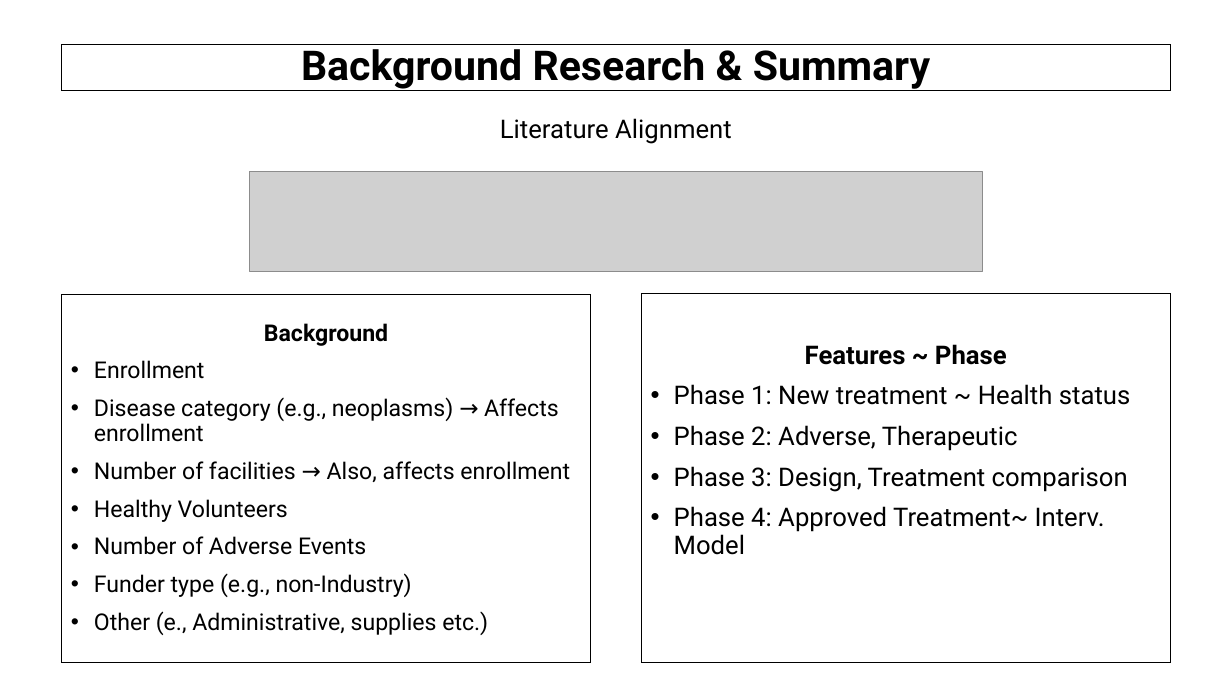
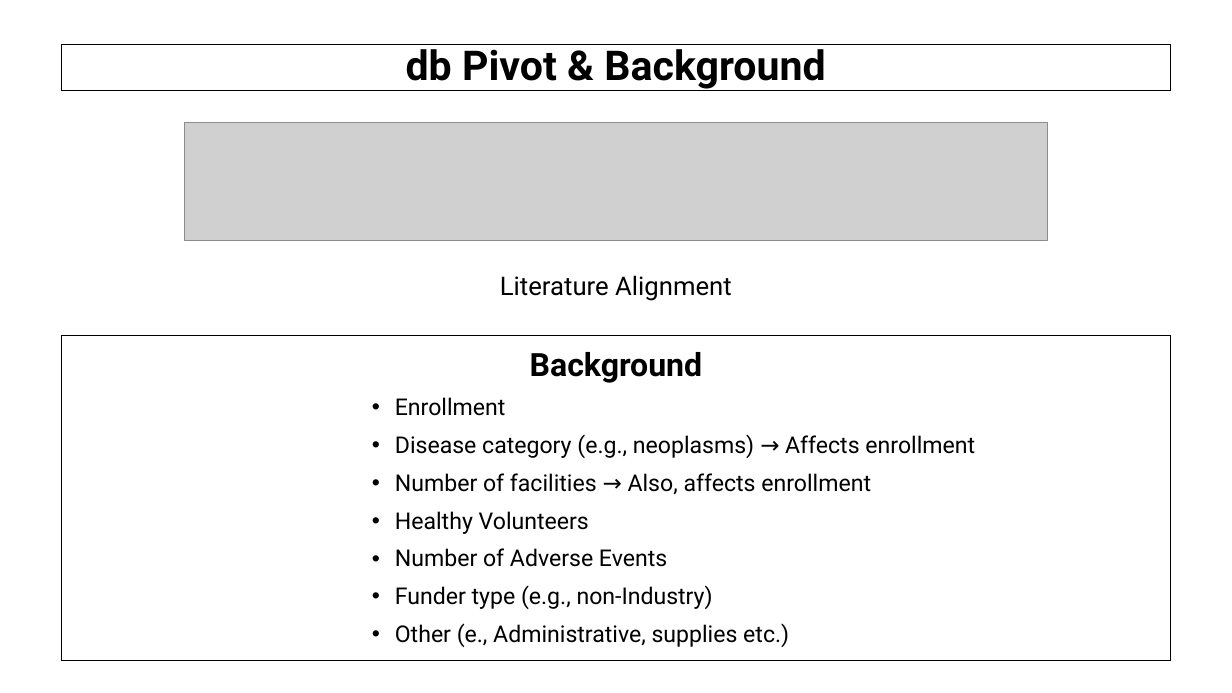
Before and after one commit to AndreouEugenia/Thesis, a slide deck: slide 20 of Thesis_Presentation.pptx (slide 24 before the commit). Drawn at 1232x693 pixels with LibreOffice and Linux fonts; fonts in the diff are those of the drawing; grey boxes stand for pictures; background and template pictures are left out. Boxes give left, top, right and bottom in pixels: in the first picture for what was removed or moved away, otherwise in the second. Text is boxed around its words. In the diff, an @@ line names an element or a change of style, - is before the commit and + after.

```diff
--- a/Thesis_Presentation.pptx
+++ b/Thesis_Presentation.pptx
@@ title at bbox=[406, 44, 825, 91]: text changed @@
-Background Research & Summary
+db Pivot & Background
@@ picture: place and size @@
-picture at bbox=[250, 171, 982, 271]
+picture at bbox=[185, 123, 1047, 240]
@@ text "Literature Alignment": place and size @@
-text "Literature Alignment" at bbox=[500, 118, 732, 144]
+text "Literature Alignment" at bbox=[500, 275, 732, 301]
@@ rectangle removed at bbox=[641, 294, 1171, 663] @@
-Features ~ Phase
-• Phase 1: New treatment ~ Health status
-• Phase 2: Adverse, Therapeutic
-• Phase 3: Design, Treatment comparison
-• Phase 4: Approved Treatment~ Interv. Model
@@ text "Background": place and size @@
-text "Background" at bbox=[62, 294, 592, 663]
+text "Background" at bbox=[62, 335, 1171, 660]
@@ text "Background" at bbox=[62, 335, 1171, 660]: size 18 to 25 pt in "Background"; indent changed @@
```
Also in this commit, not shown: 12 other slides changed, 4 other files.
